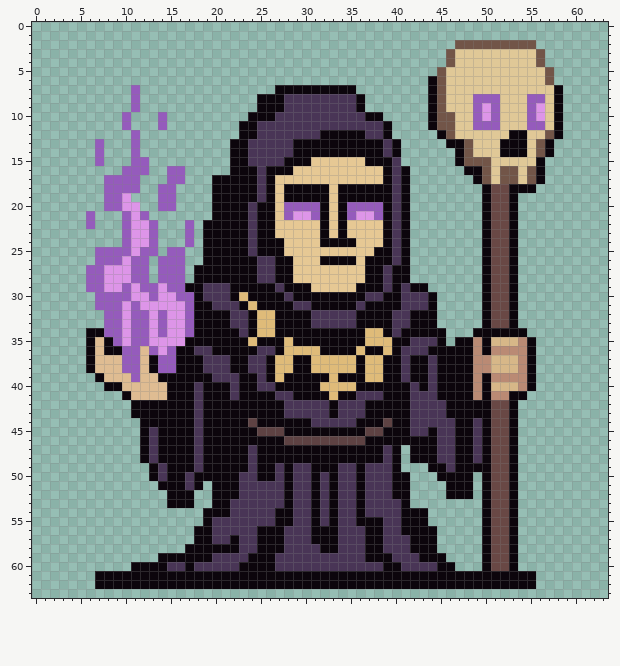
Pixel-art sprite, stored at src/assets/sprites/main_warlock.png. The picture above was drawn from the file before the commit.
The file is 64x64 pixels. Colours within 5 levels of each other are drawn and written as one.
After the commit:
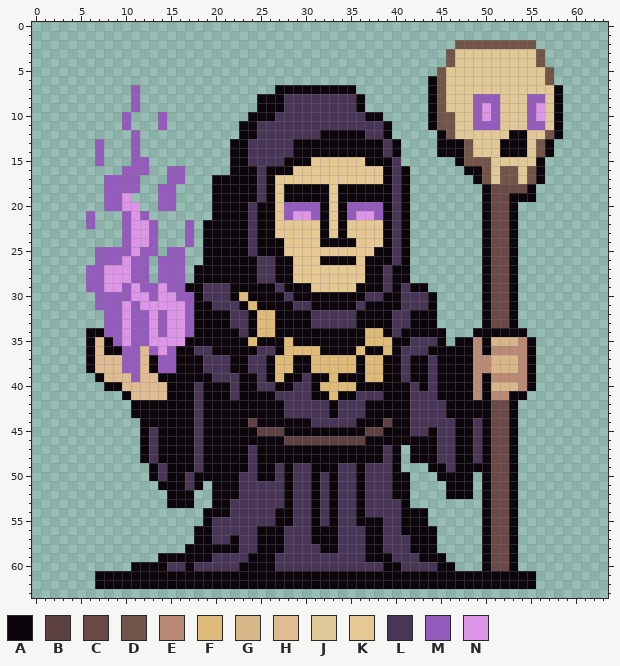
Palette (. is transparent): A #0c050c  B #5e4243  C #694845  D #725548  E #ba8a74  F #dfbb79  G #d7b788  H #dfbc92  J #e0c897  K #e6c894  L #493556  M #955bbc  N #dd95e8
Difference:
Colour A now appears in row 13 at x 45; in row 14 at x 45 to 46; in row 19 at x 54 to 55.
The author changed colour A to colour C in row 18 at x 53 to 54.
The author changed colour A to colour L in row 39 at x 30; in rows 40 to 41 at x 29 to 30.
Boxes around the changes in both pictures, in picture pixels (x1, y1, x2, y2):
added: (437, 139, 455, 157)
changed: (509, 184, 536, 202)
changed: (293, 373, 311, 400)
